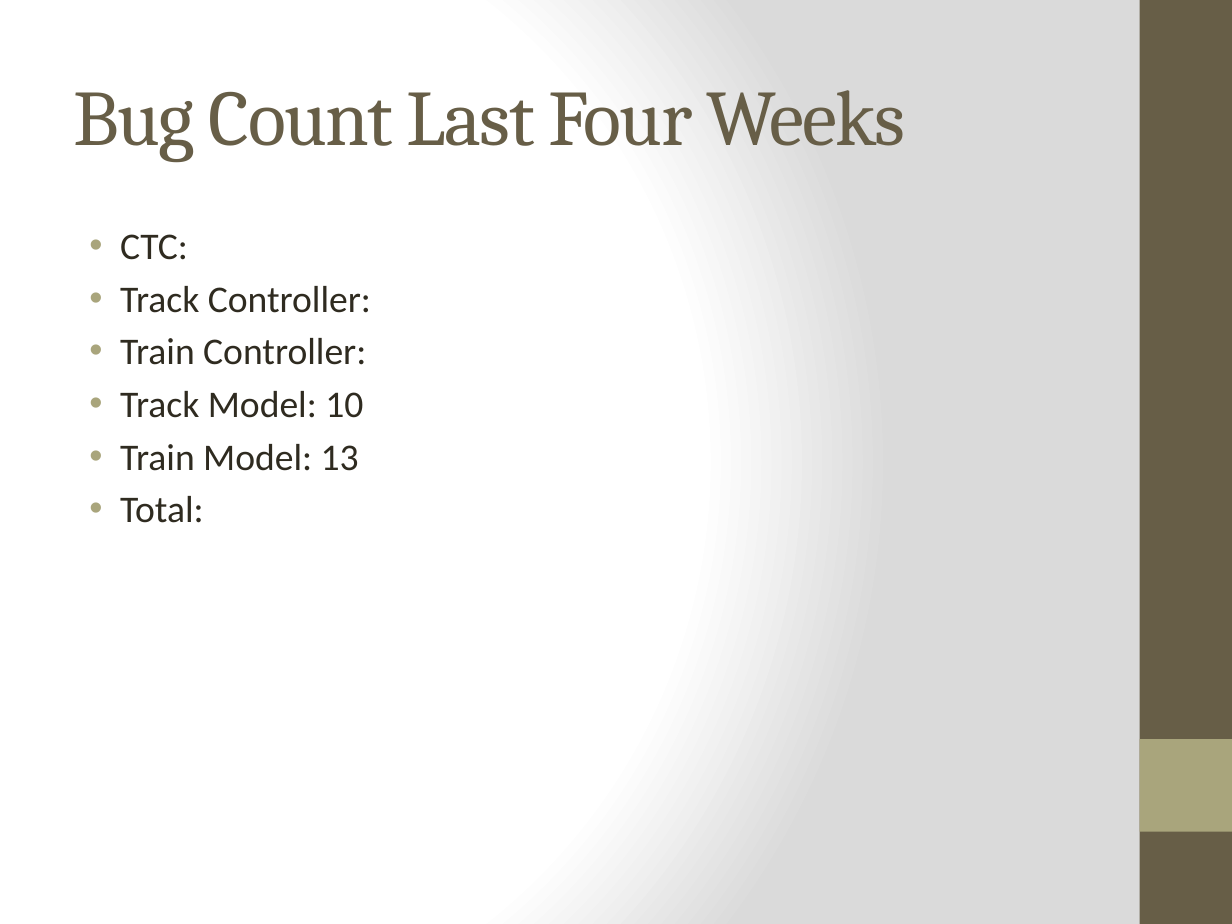
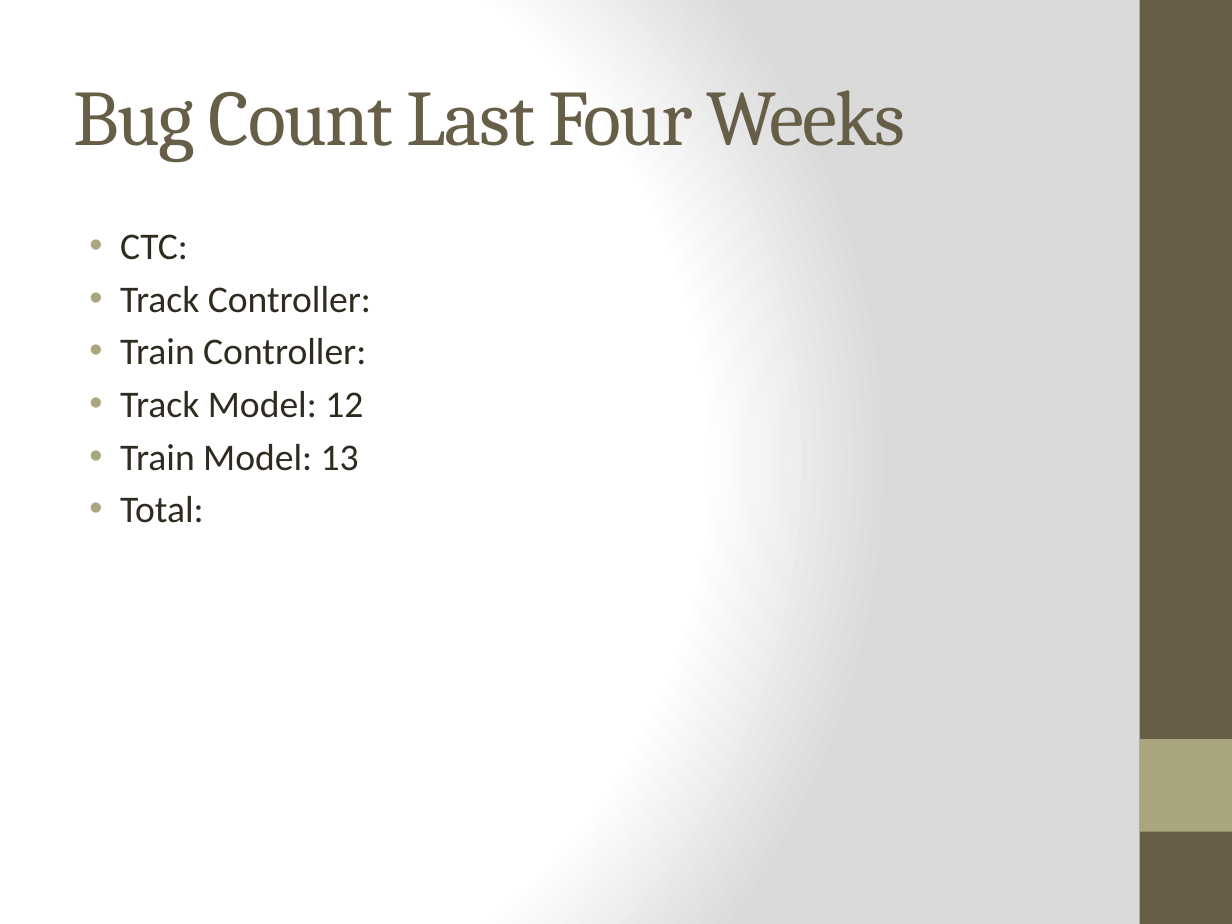
Before and after one commit to meylingtaing/COE1186, a slide deck: slide 3 of LastPresentation/Presentation.pptx. Drawn at 1232x924 pixels with LibreOffice and Linux fonts; fonts in the diff are those of the drawing. Boxes give left, top, right and bottom in pixels: in the first picture for what was removed or moved away, otherwise in the second. Text is boxed around its words. In the diff, an @@ line names an element or a change of style, - is before the commit and + after.

```diff
--- a/LastPresentation/Presentation.pptx
+++ b/LastPresentation/Presentation.pptx
@@ text at bbox=[120, 391, 363, 418]: text changed @@
-• Track Model: 10
+• Track Model: 12
```
